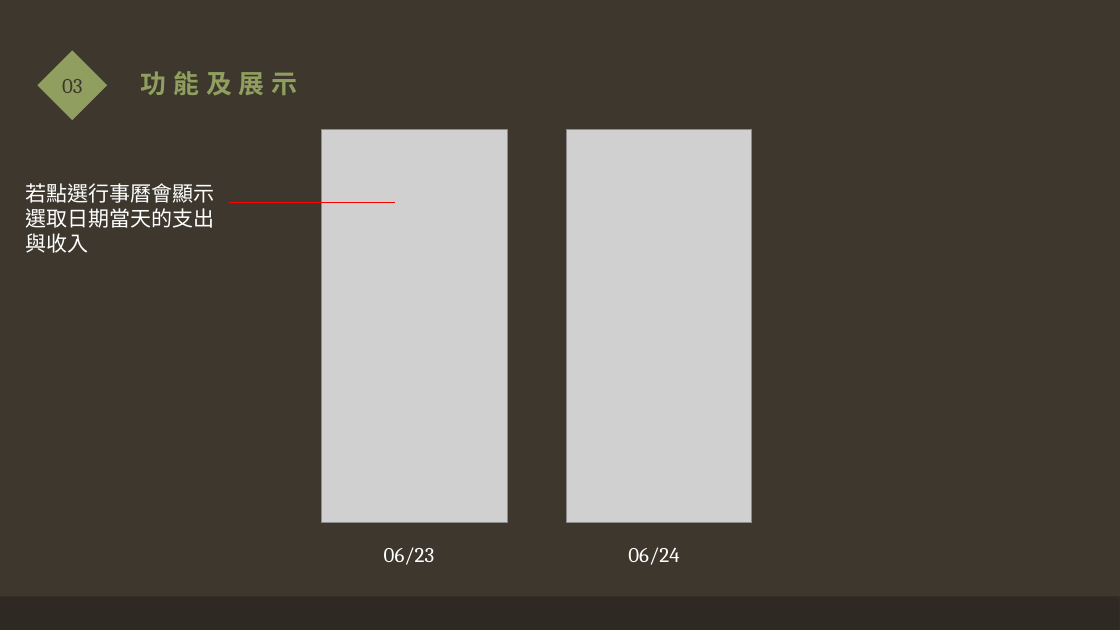
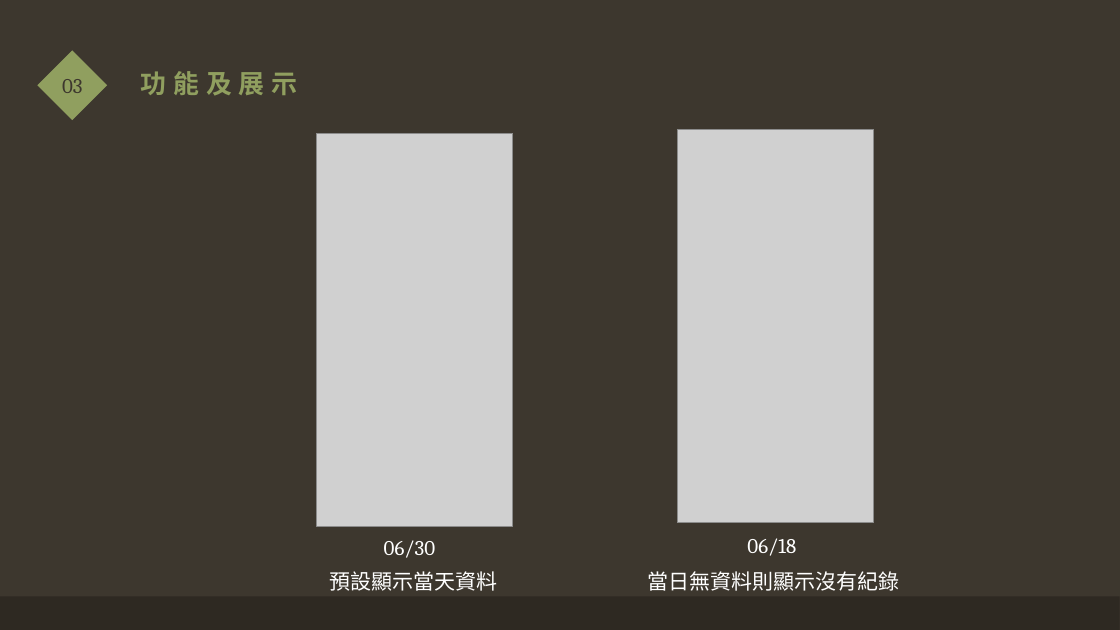
Before and after one commit to asd3013593/FuckingAndroid, a slide deck: slide 9 of 第六組.pptx. Drawn at 1120x630 pixels with LibreOffice and Linux fonts; fonts in the diff are those of the drawing; grey boxes stand for pictures. Boxes give left, top, right and bottom in pixels: in the first picture for what was removed or moved away, otherwise in the second. Text is boxed around its words. In the diff, an @@ line names an element or a change of style, - is before the commit and + after.

```diff
--- a/第六組.pptx
+++ b/第六組.pptx
@@ picture: place and size @@
-picture at <box>322,130,507,523</box>
+picture at <box>316,133,513,526</box>
@@ picture removed at <box>567,130,752,523</box> @@
@@ picture added at <box>677,129,874,523</box> @@
@@ text removed at <box>26,183,215,253</box> @@
-若點選行事曆會顯示選取日期當天的支出與收入
@@ line removed from (229, 202) to (395, 202) @@
@@ text at <box>747,538,796,556</box>: text changed @@
-06/24
+06/18
@@ text at <box>384,540,436,558</box>: text changed @@
-06/23
+06/30
@@ text added at <box>330,571,498,591</box>, 18 pt, text #FFFFFF @@
+預設顯示當天資料
@@ text added at <box>648,571,900,591</box>, 18 pt, text #FFFFFF @@
+當日無資料則顯示沒有紀錄
```
Also in this commit, not shown: 5 other slides changed.
